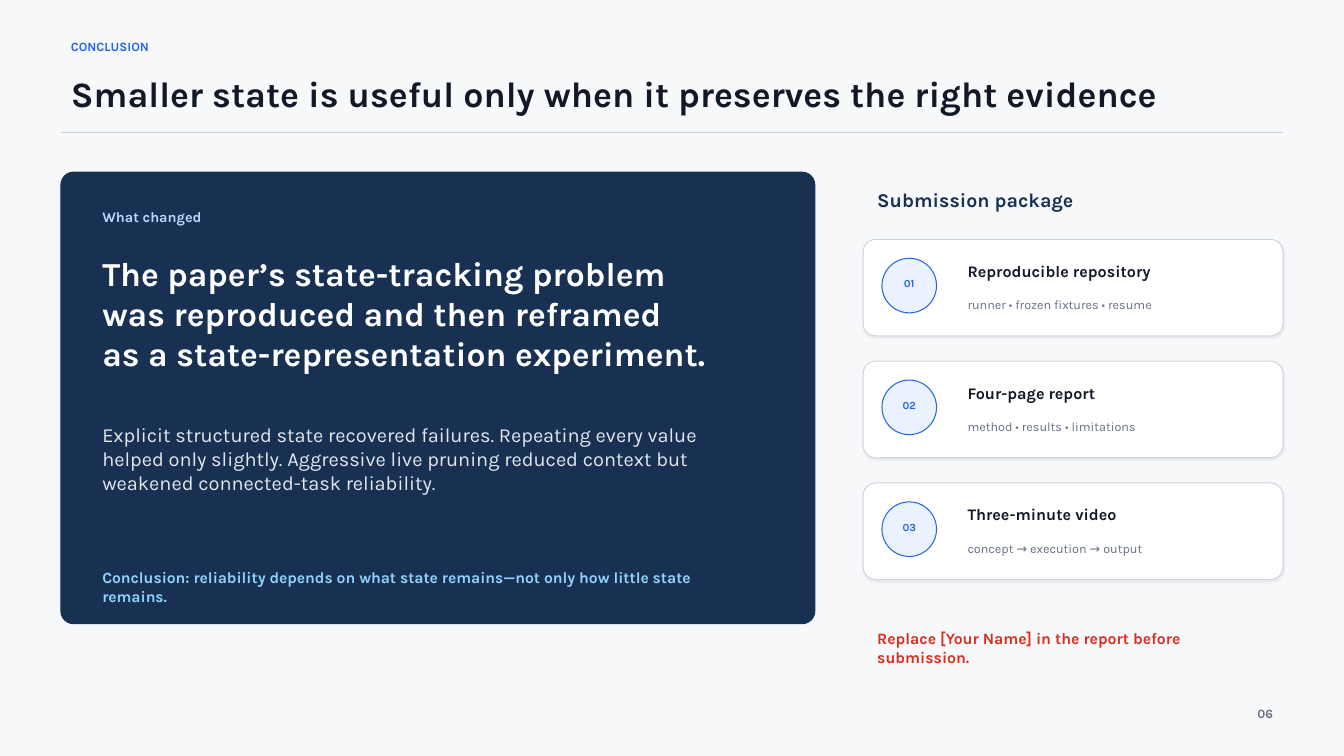
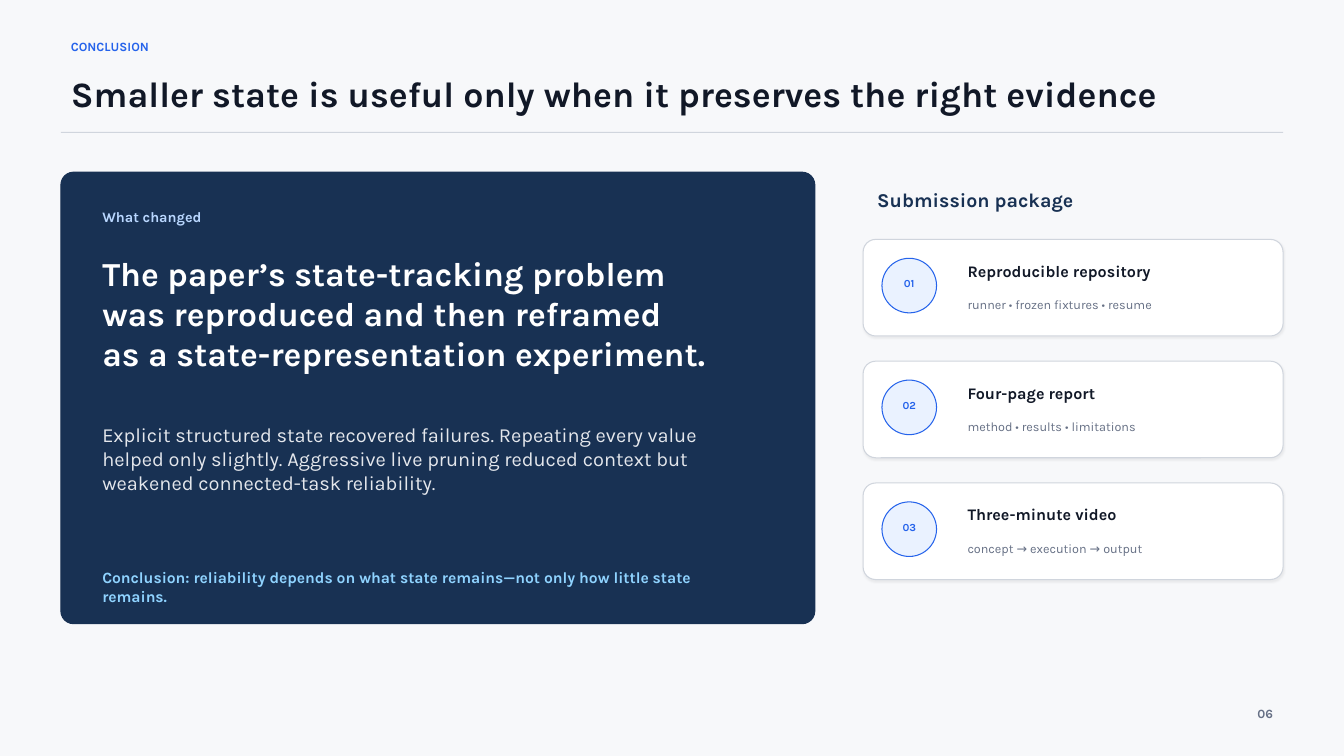
Before and after one commit to Domenico-Labaki/lebnet-tech-fellows-final-project, a slide deck: slide 6 of video/StateBench_3_Minute_Deck.pptx. Drawn at 1344x756 pixels with LibreOffice and Linux fonts; fonts in the diff are those of the drawing. Boxes give left, top, right and bottom in pixels: in the first picture for what was removed or moved away, otherwise in the second. Text is boxed around its words. In the diff, an @@ line names an element or a change of style, - is before the commit and + after.

```diff
--- a/video/StateBench_3_Minute_Deck.pptx
+++ b/video/StateBench_3_Minute_Deck.pptx
@@ text removed at (x1=877, y1=631, x2=1180, y2=664) @@
-Replace [Your Name] in the report before submission.
```
Also in this commit, not shown: 16 other files.
